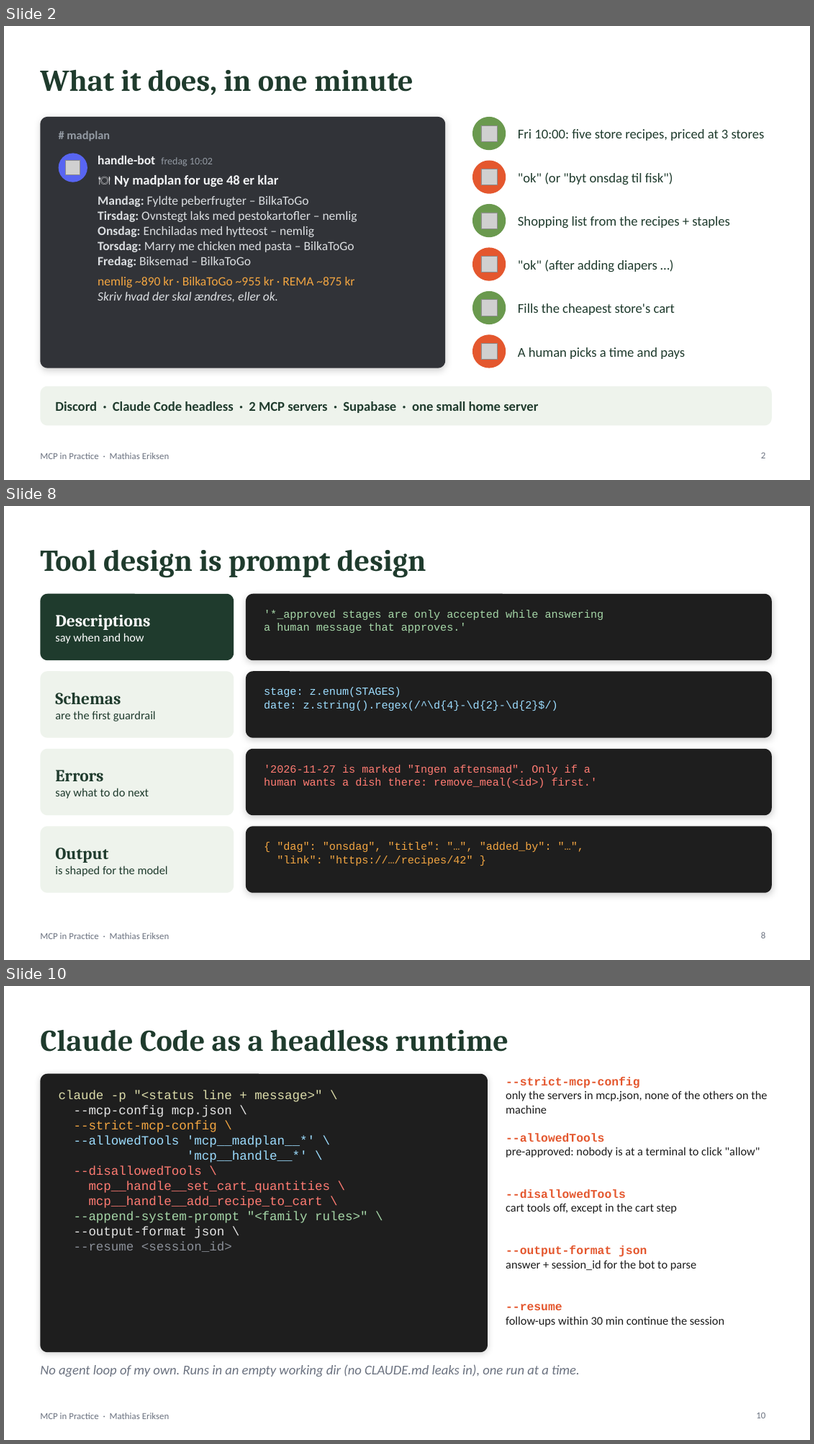
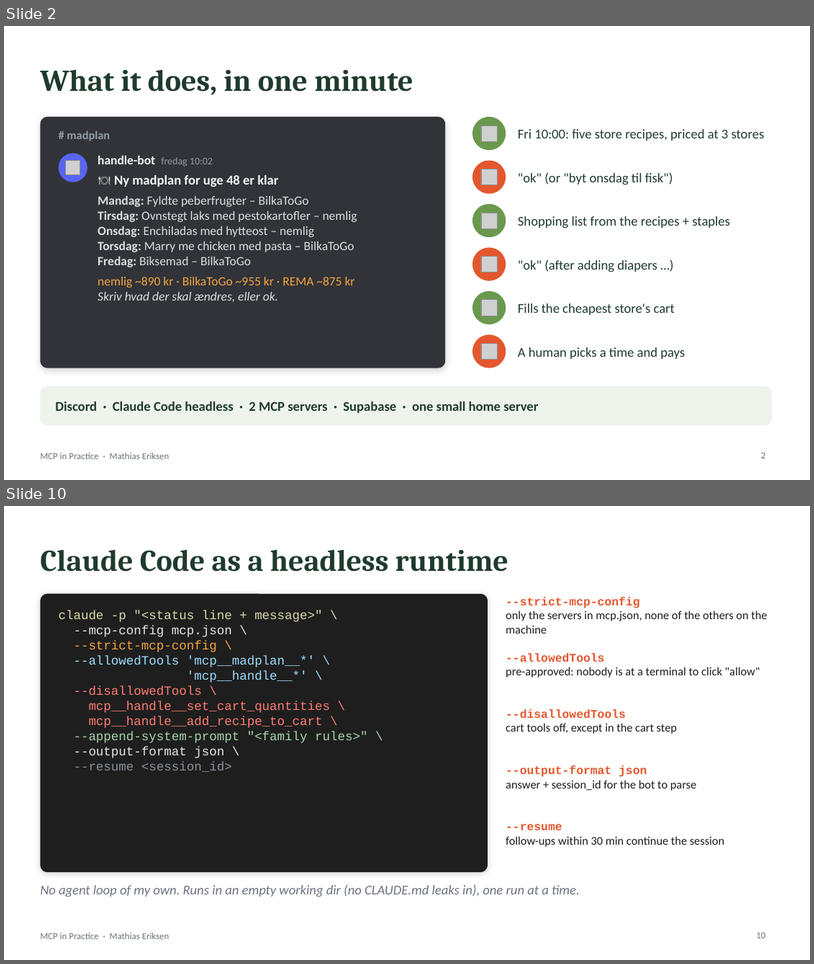
Before and after one commit to MSvante/public-speaking, a slide deck: madplan-agent/slides/mcp-in-practice.pptx. Shown one above the other, each under a label of ours: slides 2, 8 and 10 before the commit, slides 2 and 10 after it; the slides between them are not shown. The pictures are 814x1444 and 814x964 pixels, drawn with LibreOffice and Linux fonts; fonts in the diff are those of the drawing; grey boxes stand for pictures. Boxes give left, top, right and bottom in pixels: in the first picture for what was removed or moved away, otherwise in the second. Text is boxed around its words. In the diff, an @@ line names an element or a change of style, - is before the commit and + after.

```diff
--- a/madplan-agent/slides/mcp-in-practice.pptx
+++ b/madplan-agent/slides/mcp-in-practice.pptx
@@ slide 8 removed at <box>4,506,810,960</box>, background #FFFFFF; not listed: 1 template element that a slide beside it also shows @@
@@ title removed at <box>40,549,427,578</box> @@
-Tool design is prompt design
@@ rounded rectangle removed at <box>40,594,234,660</box> @@
@@ rounded rectangle removed at <box>246,594,772,660</box> @@
@@ text removed at <box>264,610,604,633</box> @@
-'*_approved stages are only accepted while answering
-a human message that approves.'
@@ text removed at <box>55,615,150,644</box> @@
-Descriptions
-say when and how
@@ rounded rectangle removed at <box>40,671,234,738</box> @@
@@ rounded rectangle removed at <box>246,671,772,738</box> @@
@@ text removed at <box>55,692,156,721</box> @@
-Schemas
-are the first guardrail
@@ text removed at <box>264,687,558,710</box> @@
-stage: z.enum(STAGES)
-date: z.string().regex(/^\d{4}-\d{2}-\d{2}$/)
@@ rounded rectangle removed at <box>40,749,234,815</box> @@
@@ rounded rectangle removed at <box>246,749,772,815</box> @@
@@ text removed at <box>264,764,598,788</box> @@
-'2026-11-27 is marked "Ingen aftensmad". Only if a
-human wants a dish there: remove_meal(<id>) first.'
@@ text removed at <box>55,770,149,798</box> @@
-Errors
-say what to do next
@@ rounded rectangle removed at <box>40,826,234,893</box> @@
@@ rounded rectangle removed at <box>246,826,772,893</box> @@
@@ text removed at <box>55,847,168,876</box> @@
-Output
-is shaped for the model
@@ text removed at <box>277,842,552,865</box> @@
-{ "dag": "onsdag", "title": "…", "added_by": "…",
-"link": "https://…/recipes/42" }
@@ page number removed at <box>761,932,766,938</box> @@
-8
```
Also in this commit, not shown: 3 slides changed, 4 slides added, 3 other slides removed, 2 other files.
